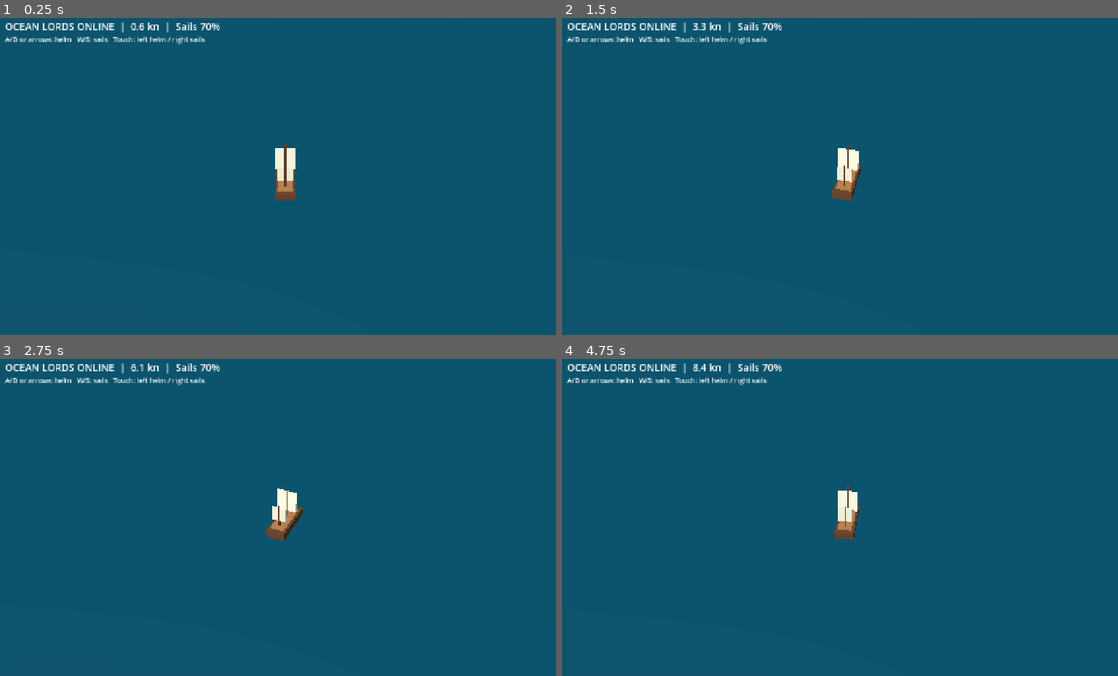
Above: before the commit, frames 1-4 (two rows, left to right).
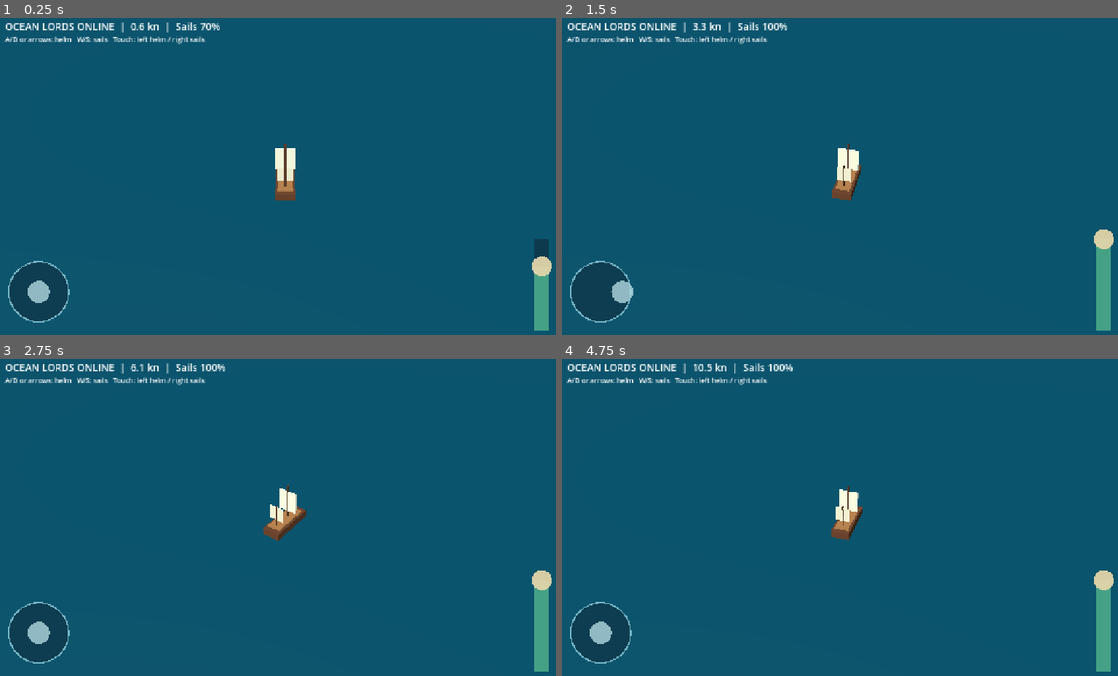
Above: after the commit, the same moments.

Repository: maillunex-lang/ocean-lords-online
Game: Godot game, scene res://scenes/main.tscn
Two runs of this game, one before a commit and one after it. Both use one fixed random seed, a clock stepped at 60 frames per second and the inputs below.
Inputs (mouse positions are in pixels of both pictures, inside the frame that each line leads up to):
- Up to frame 1 (0.25 s): no input
- Up to frame 2 (1.5 s): move the mouse to (973, 157) at 0.52 s; hold Right (ui_right) 0.53-1.25 s; click (973, 157) at 0.67 s; drag from (728, 189) to (817, 236) at 1.27 s
- Up to frame 3 (2.75 s): move the mouse to (344, 441) at 2.02 s; hold Right (ui_right) from 2.03 s (still down)
- Up to frame 4 (4.75 s): release Right (ui_right) at 2.75 s; drag from (817, 577) to (673, 463) at 2.77 s; tap Enter at 3.5 s; move the mouse to (1023, 561) at 3.52 s; hold Left (ui_left) 3.53-4.25 s; drag from (673, 463) to (762, 431) at 4.27 s

The runs differ from the first frame. In frame 1, 2.5% of the frame differs, in the area x 1-100%, y 69-99%; in frame 2, 2.7%; in frame 3, 2.9%; in frame 4, 3.0%, in the area x 1-100%, y 1-99%.
Error before the commit: Parse Error: Cannot infer the type of "p" variable because the value doesn't have a set type. (res://scripts/touch_helm.gd:28)

Commit message:
fix: type touch coordinates and respect Android display safe area

Diff:
--- a/scripts/touch_helm.gd
+++ b/scripts/touch_helm.gd
@@ -8,24 +8,38 @@
 var helm_value: float = 0.0
 var sail_value: float = 0.0
 var sail_fraction: float = 0.7
-var _safe_pad: float = 58.0
+var safe_insets: Vector4 = Vector4(24, 24, 24, 24)
+var _safe_pad: float = 32.0
 const RADIUS := 66.0
 
 func _ready() -> void:
 	set_anchors_and_offsets_preset(Control.PRESET_FULL_RECT)
 	mouse_filter = Control.MOUSE_FILTER_IGNORE
 	resized.connect(queue_redraw)
+	_refresh_safe_area()
+	get_viewport().size_changed.connect(_refresh_safe_area)
+	queue_redraw()
+
+func _refresh_safe_area() -> void:
+	var screen_rect: Rect2i = DisplayServer.get_display_safe_area()
+	var screen_size: Vector2i = DisplayServer.screen_get_size()
+	if screen_rect.size.x <= 0 or screen_rect.size.y <= 0 or screen_size.x <= 0 or screen_size.y <= 0:
+		safe_insets = Vector4(24, 24, 24, 24)
+	else:
+		var sx: float = size.x / float(screen_size.x)
+		var sy: float = size.y / float(screen_size.y)
+		safe_insets = Vector4(screen_rect.position.x * sx, screen_rect.position.y * sy, (screen_size.x - screen_rect.end.x) * sx, (screen_size.y - screen_rect.end.y) * sy)
 	queue_redraw()
 
 func _helm_center() -> Vector2:
-	return Vector2(_safe_pad + RADIUS, size.y - _safe_pad - RADIUS)
+	return Vector2(safe_insets.x + _safe_pad + RADIUS, size.y - safe_insets.w - _safe_pad - RADIUS)
 
 func _sail_center() -> Vector2:
-	return Vector2(size.x - _safe_pad - 44.0, size.y - _safe_pad - 82.0)
+	return Vector2(size.x - safe_insets.z - _safe_pad - 44.0, size.y - safe_insets.w - _safe_pad - 82.0)
 
 func _input(event: InputEvent) -> void:
 	if event is InputEventScreenTouch:
-		var p := event.position
+		var p: Vector2 = event.position
 		if event.pressed:
 			if helm_finger == -1 and p.x < size.x * 0.42 and p.y > size.y * 0.42:
 				helm_finger = event.index
